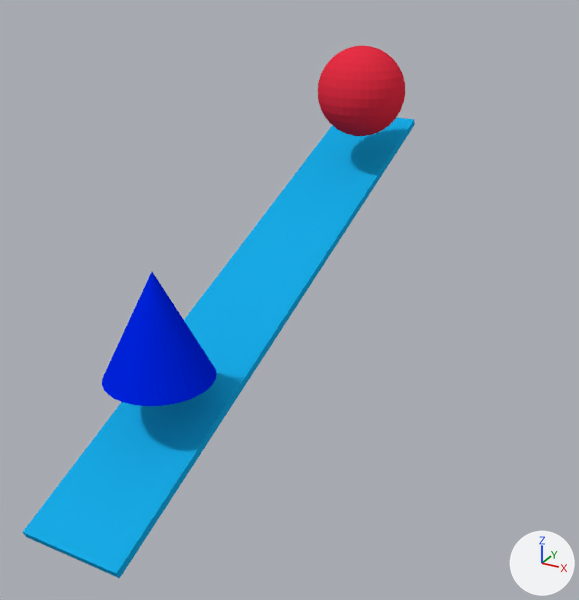
One commit to the Blender file android/assets/entities/testScene/testScene.blend: the scene before it, then after it.
Camera for both pictures: a 50 mm lens placed at (7.44, -10.55, 9.12), pointed at (-0.62, 4.11, 1.79). Every picture has the same lights, and +X, +Y and +Z are marked at lower right.

The first picture shows 'cone_model', 'ramp_model', 'sphere_model'.
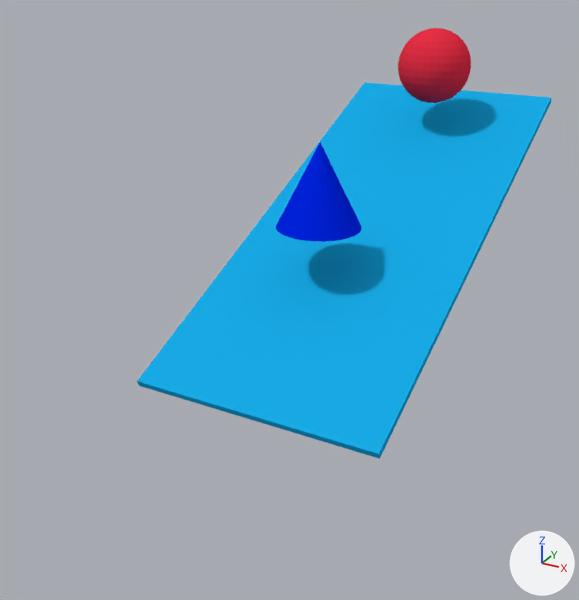
Where the change shows, as pixel boxes (x1, y1, x2, y2) in the pictures (579 x 600 px):
'ramp_model', moved, rescaled (18% shorter)
    before: (23, 117, 415, 578)
    after: (137, 82, 551, 459)
'cone_model', moved
    before: (102, 272, 217, 406)
    after: (276, 143, 362, 242)
'sphere_model', moved
    before: (318, 46, 405, 136)
    after: (398, 28, 471, 103)

Edits to the bpy script that builds the scene:
```text
Change me_ramp_model:
    where me_ramp_model.from_pydata(...)  # 8 vertices, 6 faces; spans x -1.0..1.0, y -1.0..1.0, z -1.0..1.0
    used by ob_ramp_model
    me_ramp_model part 1: the whole mesh is scaled about its middle by (2.93, 6.53, 0.08)
Change ob_ramp_model:
    ob_ramp_model.location: (-0.61, 2.75, 2.62) -> (-0.23, 7.7, 2.62)
    ob_ramp_model.scale: (1.0, 6.53, -0.08) -> (1.0, 1.0, 1.0)
Change ob_sphere_model:
    ob_sphere_model.location: (-0.15, 6.65, 6.12) -> (-0.15, 11.6, 6.12)
Change ob_cone_model:
    ob_cone_model.location: (-0.56, -0.76, 3.2) -> (-0.56, 5.4, 4.16)
```
